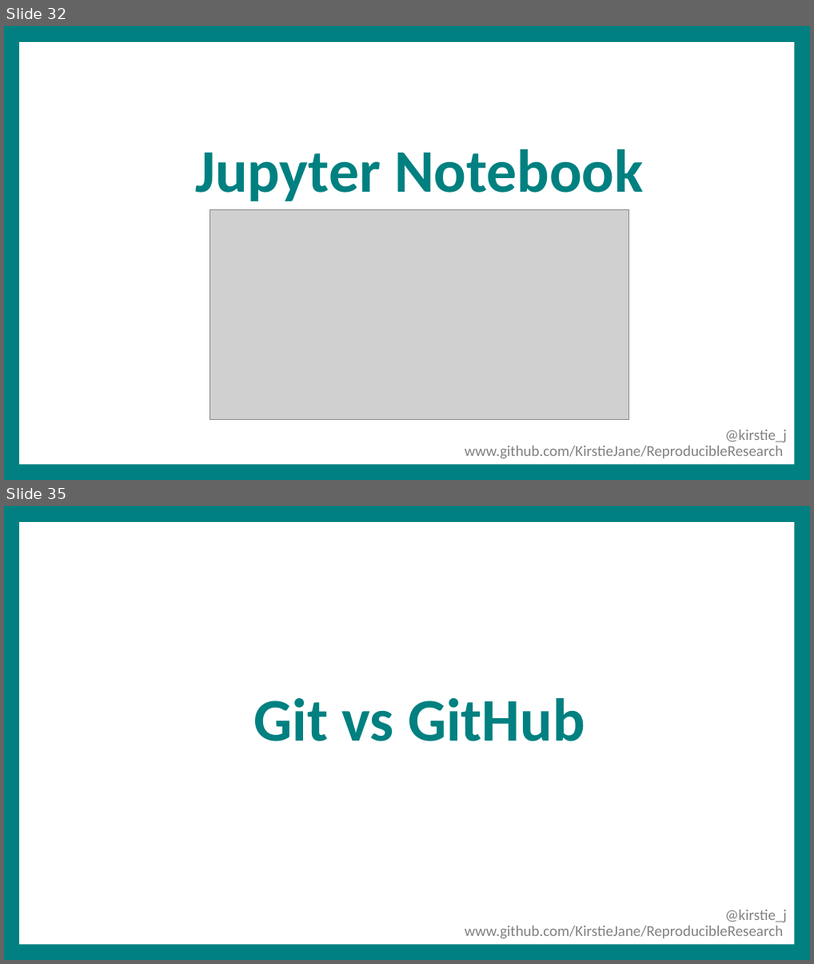
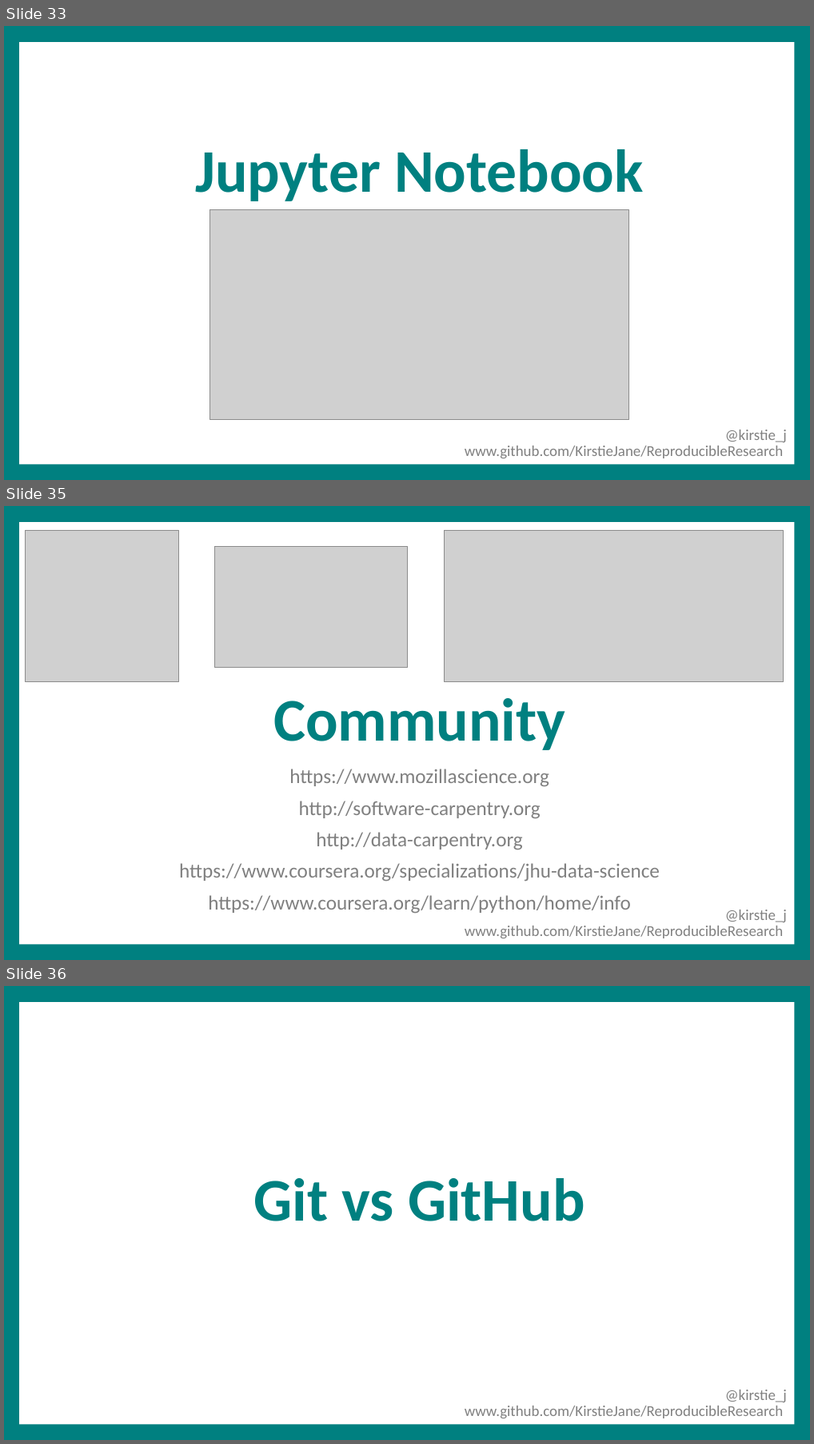
Before and after one commit to WhitakerLab/ReproducibleResearch, a slide deck: Whitaker_PdocMasterClass_April2016.pptx. Shown one above the other, each under a label of ours: slides 32 and 35 before the commit, slides 33, 35 and 36 after it; the slides between them are not shown. The pictures are 814x964 and 814x1444 pixels, drawn with LibreOffice and Linux fonts; fonts in the diff are those of the drawing; grey boxes stand for pictures; background and template pictures are left out. Boxes give left, top, right and bottom in pixels: in the first picture for what was removed or moved away, otherwise in the second. Text is boxed around its words. In the diff, an @@ line names an element or a change of style, - is before the commit and + after.

```diff
--- a/Whitaker_PdocMasterClass_April2016.pptx
+++ b/Whitaker_PdocMasterClass_April2016.pptx
@@ slide 35 added at [4, 506, 810, 960], background #008080; not listed: 2 template elements that a slide beside it also shows @@
@@ picture added at [25, 530, 179, 681] @@
@@ picture added at [215, 547, 408, 668] @@
@@ picture added at [445, 530, 784, 681] @@
@@ title added at [274, 698, 566, 750], 72 pt, text #008080, bold @@
+Community
@@ text added at [290, 768, 550, 786], 24 pt, text #808080 @@
+https://www.mozillascience.org
@@ text added at [299, 800, 541, 818], 24 pt, text #808080 @@
+http://software-carpentry.org
@@ text added at [316, 832, 522, 849], 24 pt, text #808080 @@
+http://data-carpentry.org
@@ text added at [179, 863, 660, 880], 24 pt, text #808080 @@
+https://www.coursera.org/specializations/jhu-data-science
@@ text added at [208, 895, 631, 912], 24 pt, text #808080 @@
+https://www.coursera.org/learn/python/home/info
@@ what was slide 32 is now slide 33 @@
@@ what was slide 35 is now slide 36 @@
```
Also in this commit, not shown: 2 slides changed, 10 other slides added, 8 slides removed.
